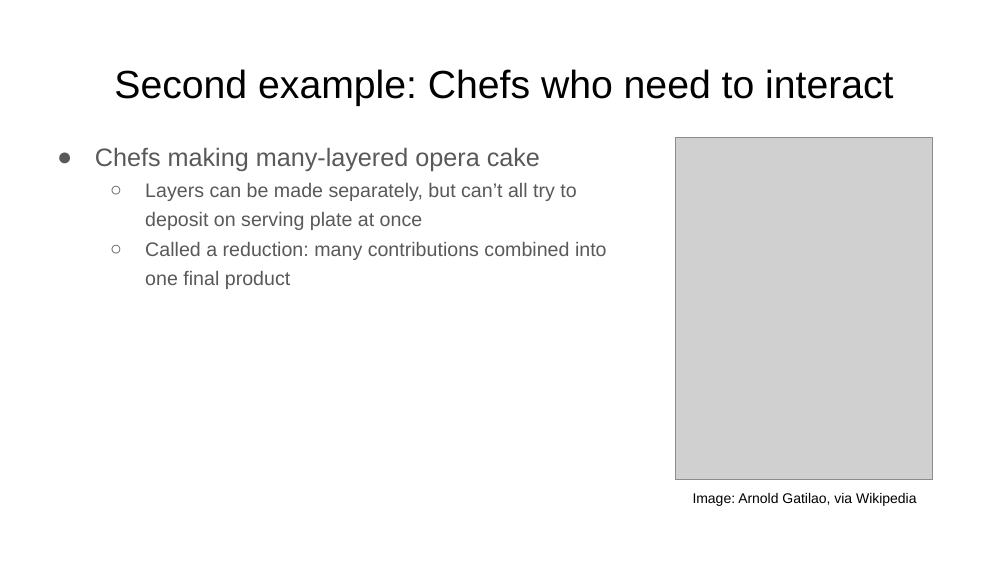
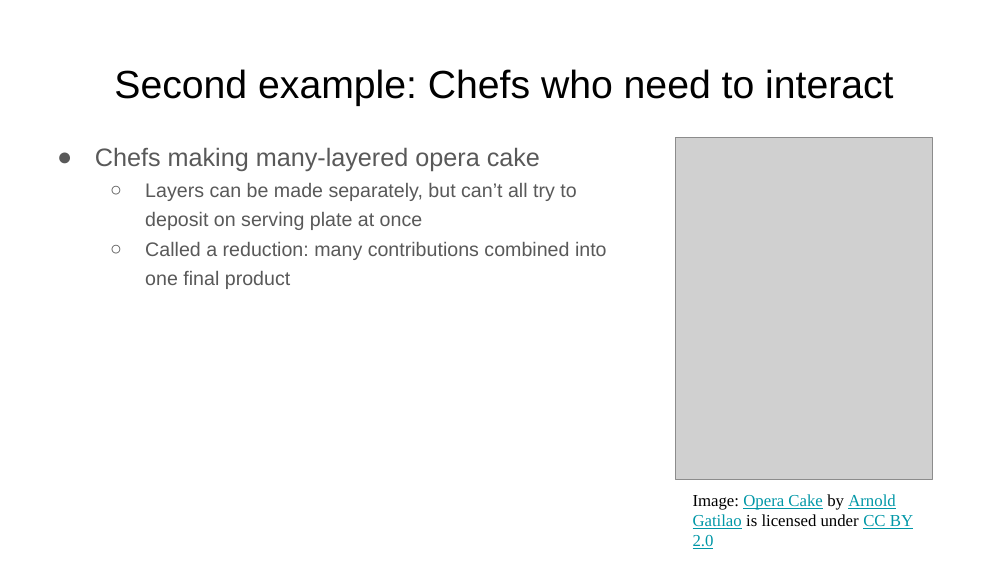
Before and after one commit to shodor-education/petascale-semester-curriculum, a slide deck: slide 4 of units/4/lessons/1/resources/petascale-lesson-4.1-slides.pptx. Drawn at 1008x567 pixels with LibreOffice and Linux fonts; fonts in the diff are those of the drawing; grey boxes stand for pictures. Boxes give left, top, right and bottom in pixels: in the first picture for what was removed or moved away, otherwise in the second. Text is boxed around its words. In the diff, an @@ line names an element or a change of style, - is before the commit and + after.

Commit message:
Add image attribution, change font to Times New Roman

```diff
--- a/units/4/lessons/1/resources/petascale-lesson-4.1-slides.pptx
+++ b/units/4/lessons/1/resources/petascale-lesson-4.1-slides.pptx
@@ text at [693, 494, 913, 549]: text changed; size 10 to 12 pt; font Arial to Times New Roman; text colour #000000 to #0097A7 @@
-Image: Arnold Gatilao, via Wikipedia
+Image: Opera Cake by Arnold Gatilao is licensed under CC BY 2.0
```
Also in this commit, not shown: 8 other files.
